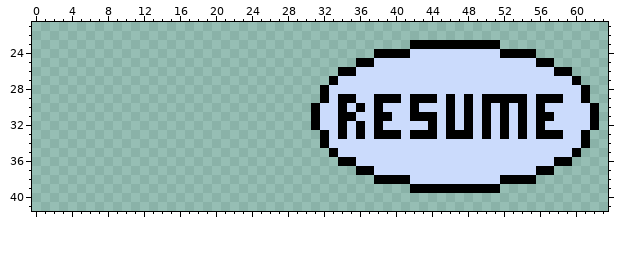
A pixel-art file gets an edit: sprite/Bouton/resume.aseprite. The picture above was drawn from the file before the commit.
64x64 pixels, 1 frame. Shown: x 0..63, y 21..41. The old version is drawn lined up with the new one.
After the commit:
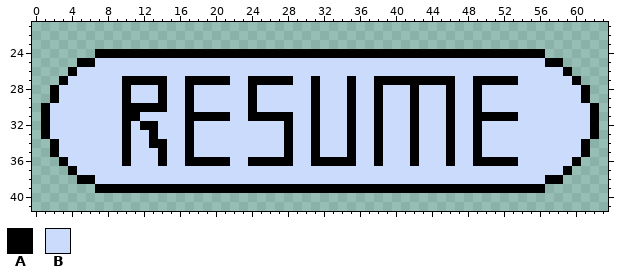
Palette (. is transparent): A #000000  B #cbdbfc
Edits made:
whole drawing moved by +15,+7 (the old picture is shown already moved)
@@ x 0..63 @@
 22 ................................................................
-23 ..........................................AAAAAAAAAA............
-24 ......................................AAAABBBBBBBBBBAAAA........
-25 ....................................AABBBBBBBBBBBBBBBBBBAA......
-26 ..................................AABBBBBBBBBBBBBBBBBBBBBBAA....
-27 .................................ABBBBBBBBBBBBBBBBBBBBBBBBBBA...
-28 ................................ABBBBBBBBBBBBBBBBBBBBBBBBBBBBA..
-29 ................................ABAABBAAABAAABABABAAAAABAAABBA..
-30 ...............................ABBABABABBBABBBABABABABABABBBBBA.
-31 ...............................ABBAABBAABBAAABABABABABABAABBBBA.
-32 ...............................ABBABABABBBBBABABABABABABABBBBBA.
-33 ................................ABABABAAABAAABAAABABABABAAABBA..
-34 ................................ABBBBBBBBBBBBBBBBBBBBBBBBBBBBA..
-35 .................................ABBBBBBBBBBBBBBBBBBBBBBBBBBA...
-36 ..................................AABBBBBBBBBBBBBBBBBBBBBBAA....
-37 ....................................AABBBBBBBBBBBBBBBBBBAA......
-38 ......................................AAAABBBBBBBBBBAAAA........
-39 ..........................................AAAAAAAAAA............
+23 ................................................................
+24 .......AAAAAAAAAAAAAAAAAAAAAAAAAAAAAAAAAAAAAAAAAAAAAAAAAA.......
+25 .....AABBBBBBBBBBBBBBBBBBBBBBBBBBBBBBBBBBBBBBBBBBBBBBBBBBAA.....
+26 ....ABBBBBBBBBBBBBBBBBBBBBBBBBBBBBBBBBBBBBBBBBBBBBBBBBBBBBBA....
+27 ...ABBBBBBAAAAABBAAAAABBAAAAABBABBBABBAAAAAAAAABBAAAAABBBBBBA...
+28 ..ABBBBBBBABBBABBABBBBBBABBBBBBABBBABBABBBABBBABBABBBBBBBBBBBA..
+29 ..ABBBBBBBABBBABBABBBBBBABBBBBBABBBABBABBBABBBABBABBBBBBBBBBBA..
+30 .ABBBBBBBBAAAAABBABBBBBBABBBBBBABBBABBABBBABBBABBABBBBBBBBBBBBA.
+31 .ABBBBBBBBAABBBBBAAAAABBAAAAABBABBBABBABBBABBBABBAAAAABBBBBBBBA.
+32 .ABBBBBBBBABAABBBABBBBBBBBBBABBABBBABBABBBABBBABBABBBBBBBBBBBBA.
+33 .ABBBBBBBBABBABBBABBBBBBBBBBABBABBBABBABBBABBBABBABBBBBBBBBBBBA.
+34 ..ABBBBBBBABBAABBABBBBBBBBBBABBABBBABBABBBABBBABBABBBBBBBBBBBA..
+35 ..ABBBBBBBABBBABBABBBBBBBBBBABBABBBABBABBBABBBABBABBBBBBBBBBBA..
+36 ...ABBBBBBABBBABBAAAAABBAAAAABBAAAAABBABBBABBBABBAAAAABBBBBBA...
+37 ....ABBBBBBBBBBBBBBBBBBBBBBBBBBBBBBBBBBBBBBBBBBBBBBBBBBBBBBA....
+38 .....AABBBBBBBBBBBBBBBBBBBBBBBBBBBBBBBBBBBBBBBBBBBBBBBBBBAA.....
+39 .......AAAAAAAAAAAAAAAAAAAAAAAAAAAAAAAAAAAAAAAAAAAAAAAAAA.......
 40 ................................................................
Boxes around the changes in both pictures, in picture pixels (x1, y1, x2, y2):
changed: (41, 40, 599, 193)
